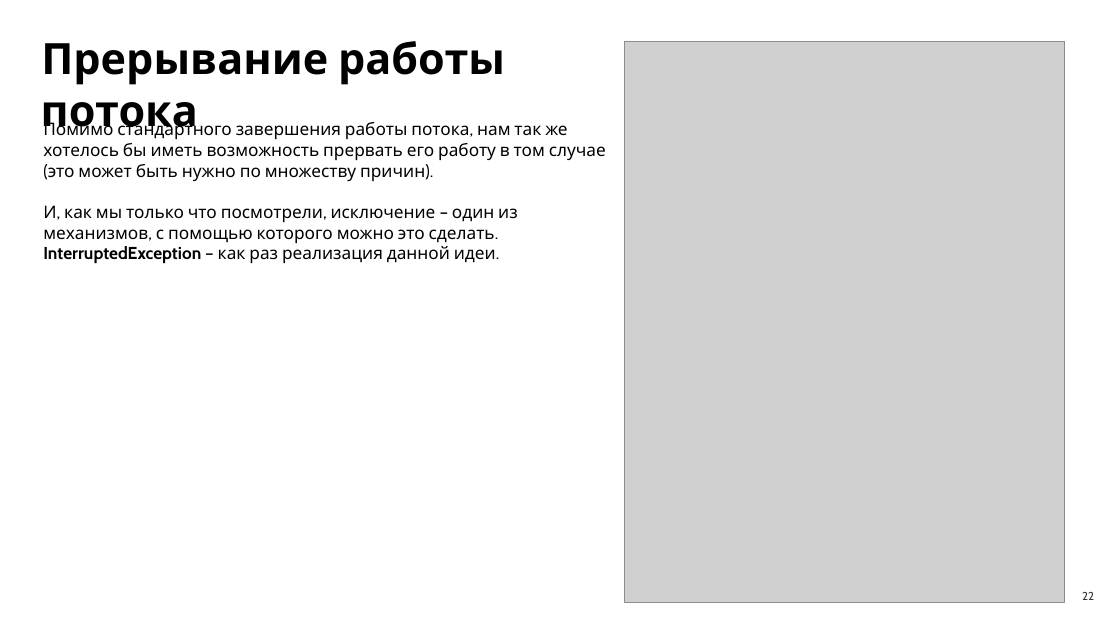
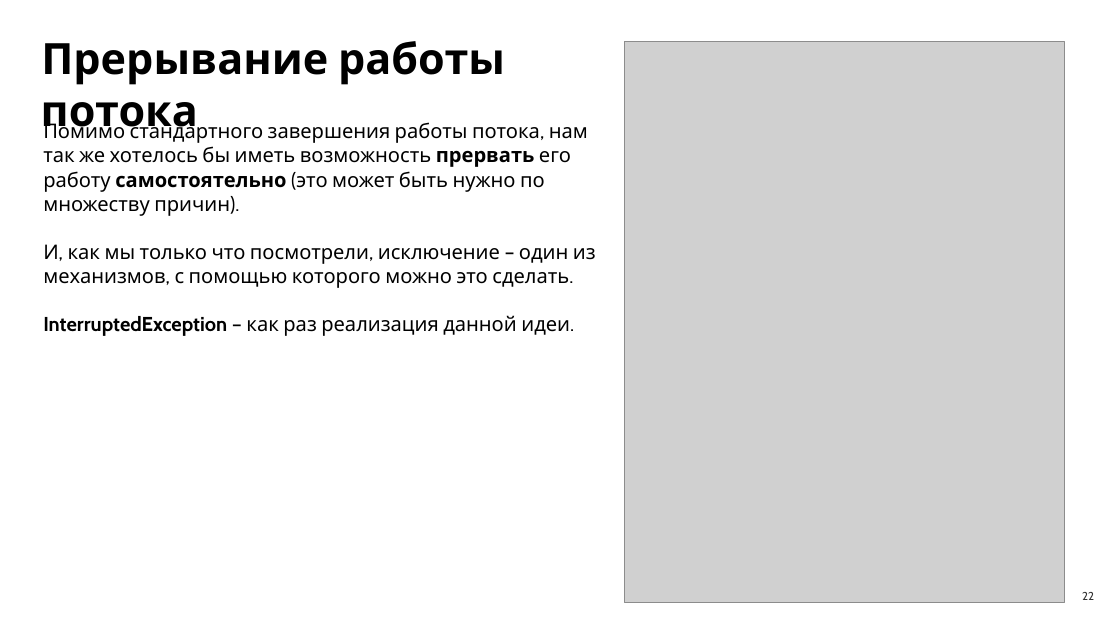
Before and after one commit to LilZaChill/market-pulse-ustinov, a slide deck: slide 22 of advanced/docs/seminar10/Семинар 10.pptx. Drawn at 1120x631 pixels with LibreOffice and Linux fonts; fonts in the diff are those of the drawing; grey boxes stand for pictures. Boxes give left, top, right and bottom in pixels: in the first picture for what was removed or moved away, otherwise in the second. Text is boxed around its words. In the diff, an @@ line names an element or a change of style, - is before the commit and + after.

```diff
--- a/advanced/docs/seminar10/Семинар 10.pptx
+++ b/advanced/docs/seminar10/Семинар 10.pptx
@@ text at bbox=[43, 119, 596, 336]: text changed; size 24 to 28 pt @@
-Помимо стандартного завершения работы потока, нам так же хотелось бы иметь возможность прервать его работу в том случае (это может быть нужно по множеству причин).
-И, как мы только что посмотрели, исключение – один из механизмов, с помощью которого можно это сделать. InterruptedException – как раз реализация данной идеи.
+Помимо стандартного завершения работы потока, нам так же хотелось бы иметь возможность прервать его работу самостоятельно (это может быть нужно по множеству причин).
+И, как мы только что посмотрели, исключение – один из механизмов, с помощью которого можно это сделать.
+InterruptedException – как раз реализация данной идеи.
```
Also in this commit, not shown: 10 other slides changed, 4 slides added, 4 slides removed.
